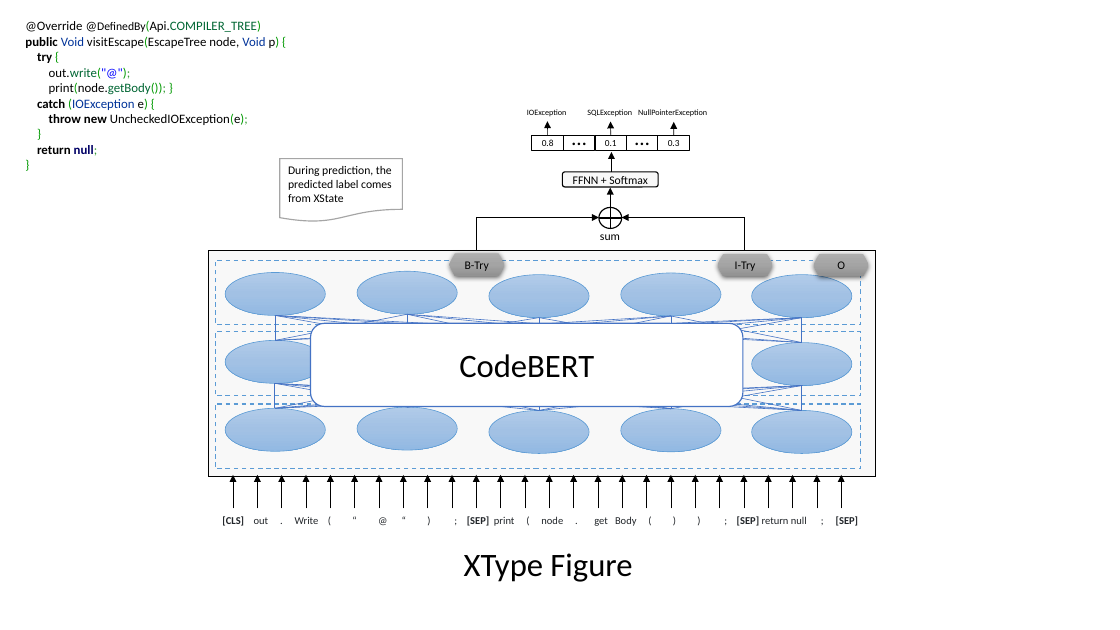
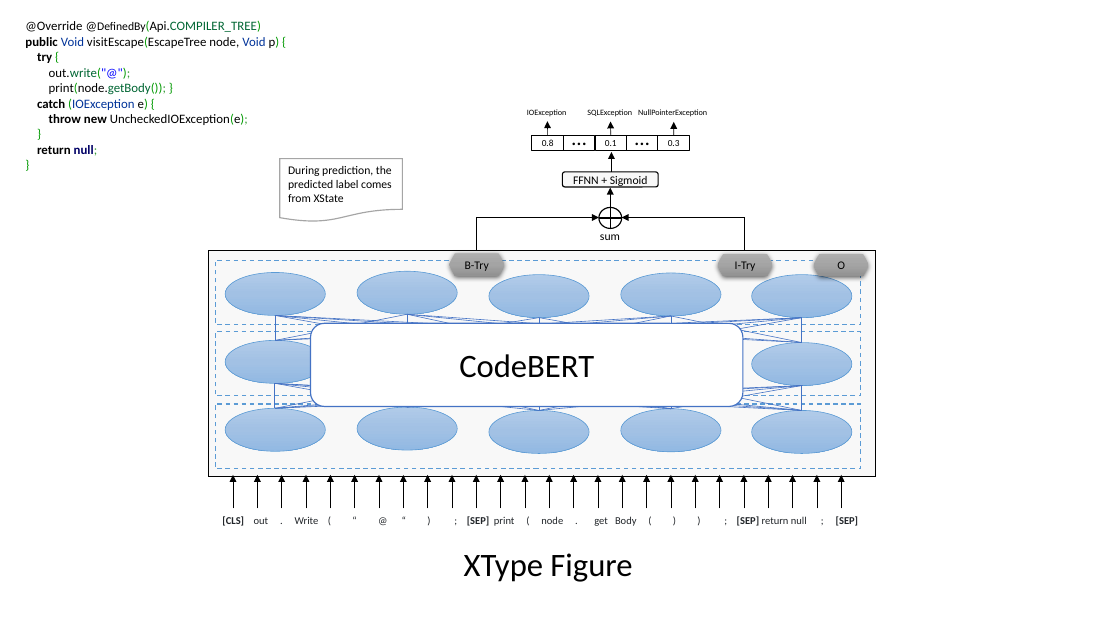
Before and after one commit to tien-n-nguyen/exception, a slide deck: slide 4 of EH-figures.pptx. Drawn at 1120x630 pixels with LibreOffice and Linux fonts; fonts in the diff are those of the drawing. Boxes give left, top, right and bottom in pixels: in the first picture for what was removed or moved away, otherwise in the second. Text is boxed around its words. In the diff, an @@ line names an element or a change of style, - is before the commit and + after.

```diff
--- a/EH-figures.pptx
+++ b/EH-figures.pptx
@@ text in rounded rectangle at (573,176,648,187): text changed @@
-FFNN + Softmax
+FFNN + Sigmoid
```
Also in this commit, not shown: 1 other file.
